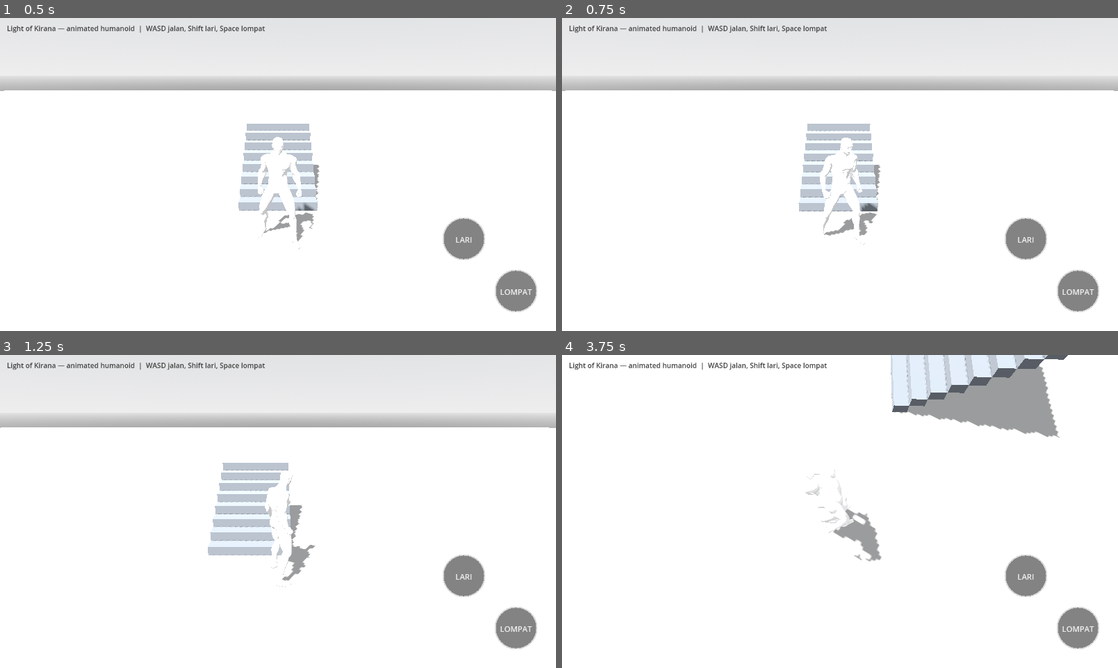
Above: before the commit, frames 1-4 (two rows, left to right).
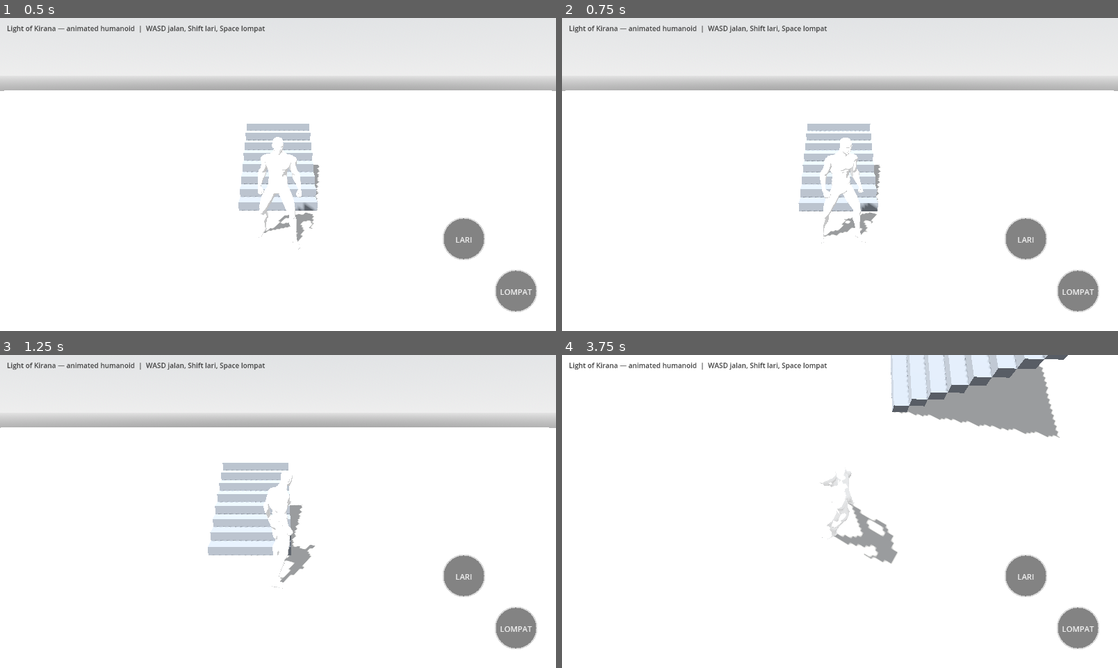
Above: after the commit, the same moments.

Repository: bagus123triga/light-of-kirana
Game: Godot game, scene res://scenes/main.tscn
Two runs of this game, one before a commit and one after it. Both use one fixed random seed, a clock stepped at 60 frames per second and the inputs below.
Inputs (mouse positions are in pixels of both pictures, inside the frame that each line leads up to):
- Up to frame 1 (0.5 s): no input
- Up to frame 2 (0.75 s): tap Enter at 0.5 s; drag from (617, 271) to (895, 105) at 0.52 s
- Up to frame 3 (1.25 s): no input
- Up to frame 4 (3.75 s): drag from (1023, 577) to (812, 574) at 1.27 s; move the mouse to (1079, 627) at 2.02 s; hold D 2.03-2.75 s; hold Shift 2.03-2.75 s; click (1079, 627) at 2.17 s; drag from (812, 574) to (673, 464) at 2.77 s; move the mouse to (1006, 558) at 3.52 s; hold A from 3.53 s (still down); hold Shift from 3.53 s (still down)

Frame 1 is identical in both runs. In frame 2, 0.2% of the frame differs, in the area x 46-56%, y 38-73%; in frame 3, 0.2%; in frame 4, 1.1%, in the area x 43-61%, y 36-67%.

Commit message:
Prevent locomotion animation clips from cutting mid-cycle

Diff:
--- a/scripts/animated_humanoid.gd
+++ b/scripts/animated_humanoid.gd
@@ -39,6 +39,11 @@
 var _facing_yaw := 0.0
 var _visual: Node3D
 var _animation_player: AnimationPlayer
+
+# Locomotion clips swap only at cycle boundaries to avoid cutting steps short.
+var _pending_locomotion_animation: StringName = &""
+var _target_animation_rate := 1.0
+var _locomotion_stop_time := 0.0
 
 
 func _ready() -> void:
@@ -134,28 +139,82 @@
 		_play_animation(JUMP_LAND, 2.0, 0.08)
 
 	if jump_state == JumpState.NONE:
-		_update_locomotion_animation(horizontal.length())
-
-
-func _update_locomotion_animation(horizontal_speed: float) -> void:
-	if horizontal_speed < 0.12:
-		_play_animation(IDLE, 1.0)
-	elif is_running and horizontal_speed >= 4.3:
-		_play_animation(SPRINT, clampf(horizontal_speed / RUN_SPEED, 0.75, 1.2))
-	elif is_running:
-		_play_animation(JOG, clampf(horizontal_speed / 3.8, 0.7, 1.2))
+		_update_locomotion_animation(horizontal.length(), delta)
+		_advance_locomotion_animation(delta)
+
+
+func _update_locomotion_animation(horizontal_speed: float, delta: float = 0.016) -> void:
+	var has_input := wish_dir.length_squared() > 0.0025
+	var desired_animation: StringName = IDLE
+	var desired_rate := 1.0
+
+	if has_input:
+		_locomotion_stop_time = 0.0
+		if is_running:
+			# Hysteresis prevents rapid jog/sprint switching near the threshold.
+			if _animation_player.current_animation == SPRINT:
+				desired_animation = SPRINT if horizontal_speed > 3.9 else JOG
+			else:
+				desired_animation = SPRINT if horizontal_speed >= 4.8 else JOG
+			desired_rate = clampf(horizontal_speed / (RUN_SPEED if desired_animation == SPRINT else 3.8), 0.85, 1.15)
+		else:
+			desired_animation = WALK
+			desired_rate = clampf(horizontal_speed / WALK_SPEED, 0.85, 1.15)
 	else:
-		# The walk cycle is authored for a pace close to WALK_SPEED.
-		_play_animation(WALK, clampf(horizontal_speed / WALK_SPEED, 0.75, 1.2))
+		# Continue the current step cycle while braking; idle starts only
+		# after the body has stopped for a brief stable interval.
+		if horizontal_speed > 0.10:
+			_locomotion_stop_time = 0.0
+			desired_animation = _animation_player.current_animation
+			if desired_animation == &"" or desired_animation == IDLE:
+				desired_animation = WALK
+		else:
+			_locomotion_stop_time += delta
+			desired_animation = IDLE if _locomotion_stop_time >= 0.12 else _animation_player.current_animation
+			if desired_animation == &"":
+				desired_animation = IDLE
+
+	_target_animation_rate = desired_rate
+	if desired_animation != _animation_player.current_animation:
+		_pending_locomotion_animation = desired_animation
+	elif _pending_locomotion_animation != &"":
+		_pending_locomotion_animation = &""
+
+
+func _advance_locomotion_animation(delta: float) -> void:
+	if _animation_player == null:
+		return
+
+	# Smooth playback-rate changes instead of changing speed_scale abruptly.
+	_animation_player.speed_scale = move_toward(_animation_player.speed_scale, _target_animation_rate, 2.5 * delta)
+	if _pending_locomotion_animation == &"":
+		return
+
+	var current_name := _animation_player.current_animation
+	if current_name == &"" or not _animation_player.is_playing():
+		var next_name := _pending_locomotion_animation
+		_pending_locomotion_animation = &""
+		_play_animation(next_name, _target_animation_rate, 0.16)
+		return
+
+	var current_clip: Animation = _animation_player.get_animation(current_name)
+	if current_clip == null or current_clip.length <= 0.0:
+		return
+	var remaining := current_clip.length - _animation_player.current_animation_position
+	if remaining <= maxf(delta * _animation_player.speed_scale, 0.035):
+		var next_name := _pending_locomotion_animation
+		_pending_locomotion_animation = &""
+		_play_animation(next_name, _target_animation_rate, 0.16)
 
 
 func _play_animation(animation_name: StringName, playback_rate: float = 1.0, blend: float = 0.18) -> void:
 	if _animation_player == null or not _animation_player.has_animation(animation_name):
 		return
+	_pending_locomotion_animation = &""
+	_target_animation_rate = playback_rate
+	_animation_player.speed_scale = playback_rate
 	if _animation_player.current_animation == animation_name and _animation_player.is_playing():
-		_animation_player.speed_scale = playback_rate
-		return
-	_animation_player.speed_scale = playback_rate
+		return
 	_animation_player.play(animation_name, blend)
 
 
@@ -169,4 +228,6 @@
 			_play_animation(JUMP_AIR, 1.0, 0.12)
 	elif animation_name == JUMP_LAND and jump_state == JumpState.LANDING:
 		jump_state = JumpState.NONE
-		_update_locomotion_animation(Vector2(velocity.x, velocity.z).length())
+		_locomotion_stop_time = 0.0
+		_update_locomotion_animation(Vector2(velocity.x, velocity.z).length(), 0.016)
+		_advance_locomotion_animation(0.016)
